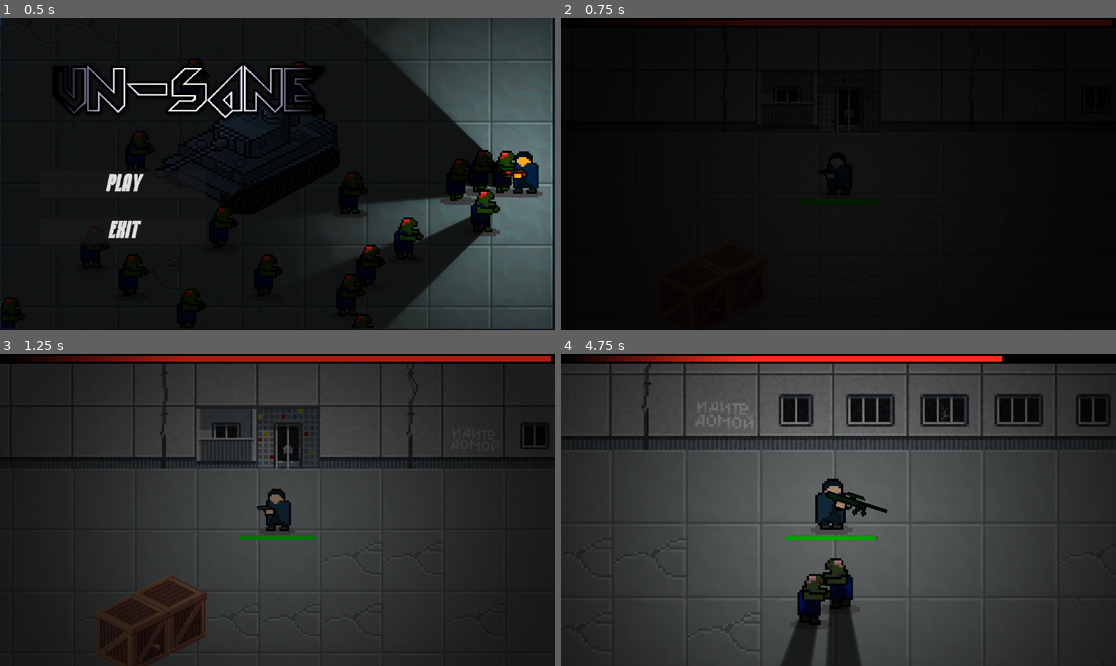
Above: before the commit, frames 1-4 (two rows, left to right).
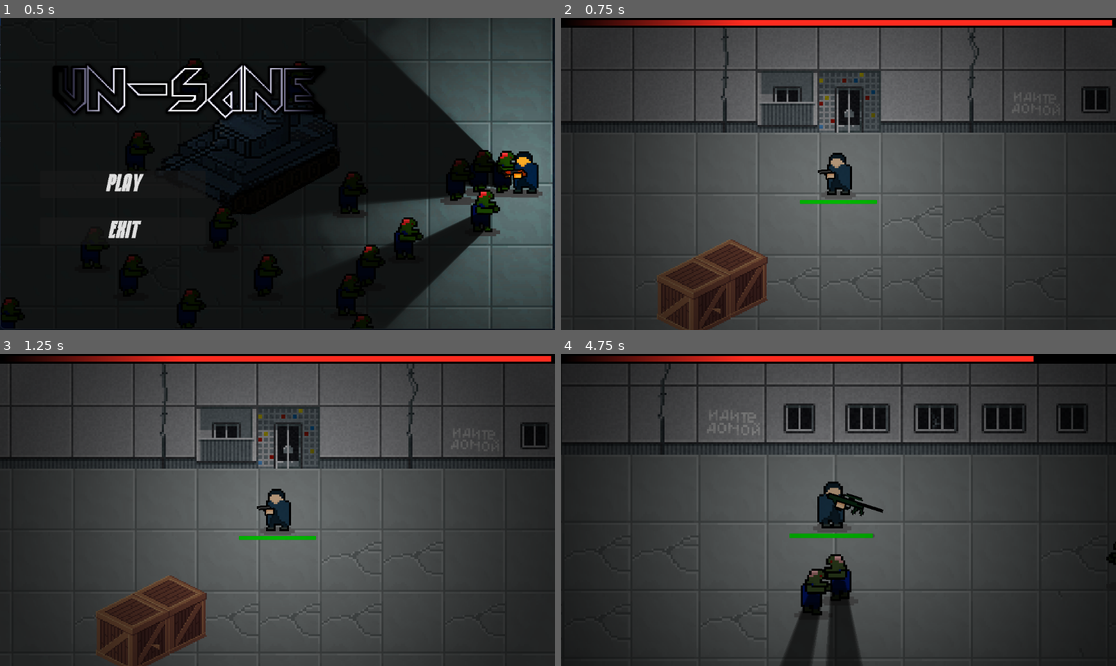
Above: after the commit, the same moments.

Repository: userbooi/Daydream-Toronto
Game: Godot game, scene res://Scenes/UI/main_menu.tscn
Same seed, same stepped clock (60 frames per second), same inputs: the game is played once before the commit and once after it.
Inputs (mouse positions are in pixels of both pictures, inside the frame that each line leads up to):
- Up to frame 1 (0.5 s): no input
- Up to frame 2 (0.75 s): click "PLAY" at 0.5 s
- Up to frame 3 (1.25 s): no input
- Up to frame 4 (4.75 s): move the mouse to (960, 494) at 1.27 s; press the mouse at (960, 494) at 1.28 s; hold D (right) 1.28-2.03 s; move the mouse to (727, 525) at 2.02 s; release the mouse at (727, 525) at 2.03 s; hold S (down) 2.03-2.78 s; click (727, 525) at 2.1 s; move the mouse to (894, 441) at 2.77 s; press the mouse at (894, 441) at 2.78 s; hold D (right) 2.78-3.53 s; tap Space (sacrifice) at 2.85 s; move the mouse to (810, 572) at 3.52 s; release the mouse at (810, 572) at 3.53 s; hold W (up) 3.53-4.28 s; tap 1 (switch_weapon) at 3.6 s; click (810, 572) at 3.8 s; move the mouse to (1005, 556) at 4.27 s; press the mouse at (1005, 556) at 4.28 s; hold A (left) from 4.28 s (still down)

Frame 1 is identical in both runs. In frame 2, 96% of the frame differs, in the area x 0-100%, y 0-100%; in frame 3, 41%; in frame 4, 10%.

Commit message:
final final final game gmae ginal

Diff:
--- a/Autoload/game.gd
+++ b/Autoload/game.gd
@@ -19,9 +19,9 @@
 var gun_stats: Dictionary = {
 	"pistol":   [200, 34, 2, 20, 0.5, 1, 0],
 	"smg":      [300, 20, 1.5, 15, 0.1, 1, PI/15],
-	"sniper":   [800, 100, 5, 25, 1.5, 5, 0],
+	"sniper":   [800, 100, 5, 25, 1.5, 3, 0],
 	"tommy":    [250, 40, 2, 20, 0.27, 1, 0],
-	"sawedoff": [350, 70, 1, 5, 1, 5, PI/12],
+	"sawedoff": [350, 70, 1.5, 5, 1, 5, PI/12],
 	"bacon":    [100, 100000, 0.5, 0, 0.05, 100, 4 *PI],
 }
 #@export var speed: float
--- a/Scenes/UI/sanity.gd
+++ b/Scenes/UI/sanity.gd
@@ -7,7 +7,7 @@
 
 # Called when the node enters the scene tree for the first time.
 func _ready() -> void:
-	$TextureProgressBar.value = 100
+	$TextureProgressBar.value = 140
 
 
 # Called every frame. 'delta' is the elapsed time since the previous frame.
@@ -28,4 +28,4 @@
 	sac_end.emit()
 
 func _add_sanity():
-	$TextureProgressBar.value += 20
+	$TextureProgressBar.value += 40
--- a/Scenes/UI/sanity.tscn
+++ b/Scenes/UI/sanity.tscn
@@ -21,18 +21,17 @@
 
 [node name="Sanity" type="Control"]
 layout_mode = 3
-anchors_preset = 15
+anchors_preset = 10
 anchor_right = 1.0
-anchor_bottom = 1.0
 grow_horizontal = 2
-grow_vertical = 2
 script = ExtResource("1_d55u8")
 
 [node name="TextureProgressBar" type="TextureProgressBar" parent="."]
 layout_mode = 0
 offset_right = 1152.0
 offset_bottom = 64.0
-value = 100.0
+max_value = 140.0
+value = 140.0
 texture_under = SubResource("GradientTexture2D_x6ql3")
 texture_progress = SubResource("GradientTexture2D_uwc62")
 texture_progress_offset = Vector2(4, 4)
--- a/Scenes/main.tscn
+++ b/Scenes/main.tscn
@@ -1164,8 +1164,16 @@
 [node name="CanvasLayer" type="CanvasLayer" parent="."]
 
 [node name="Sanity" parent="CanvasLayer" instance=ExtResource("10_t64d2")]
+anchors_preset = 13
+anchor_left = 0.5
+anchor_right = 0.5
+anchor_bottom = 1.0
+offset_left = -576.0
+offset_right = -576.0
+grow_vertical = 2
 
 [node name="ColorRect" type="ColorRect" parent="CanvasLayer"]
+visible = false
 anchors_preset = 15
 anchor_right = 1.0
 anchor_bottom = 1.0
@@ -1207,9 +1215,11 @@
 
 [node name="Death_Label" type="RichTextLabel" parent="CanvasLayer"]
 modulate = Color(1, 1, 1, 0)
-offset_top = 127.0
-offset_right = 1151.0
-offset_bottom = 296.0
+anchors_preset = 10
+anchor_right = 1.0
+offset_top = 120.0
+offset_bottom = 322.0
+grow_horizontal = 2
 theme_override_fonts/normal_font = ExtResource("12_o7hbl")
 theme_override_font_sizes/normal_font_size = 100
 bbcode_enabled = true
--- a/Scripts/guns.gd
+++ b/Scripts/guns.gd
@@ -59,8 +59,9 @@
 		bullet_instance.knockback_force = Game.gun_stats[Game.gun_names[Game.gun_num]][3]
 		if Game.gun_num == 2:
 			get_node("/root/Main/Projectiles").add_child(bullet_instance)
-			get_tree().create_timer(0.02).timeout
-		get_node("/root/Main/Projectiles").add_child(bullet_instance)
+			await get_tree().create_timer(0.02).timeout
+		else:
+			get_node("/root/Main/Projectiles").add_child(bullet_instance)
 	await get_tree().create_timer(0.05).timeout
 	$Sprite2D/shootPoint/CPUParticles2D/PointLight2D.visible = false
 
--- a/Scripts/player.gd
+++ b/Scripts/player.gd
@@ -75,7 +75,7 @@
 	curr_state = STATES.DEAD
 
 func _shrink_fov():
-	while $Camera2D.zoom.x <= curr_zoom.x * 1.2:
+	while $Camera2D.zoom.x <= curr_zoom.x * 1.1:
 		$Camera2D.zoom += Vector2(0.01, 0.01)
 		await get_tree().create_timer(0.02).timeout
 	curr_zoom = $Camera2D.zoom
--- a/Scripts/zombie.gd
+++ b/Scripts/zombie.gd
@@ -77,6 +77,7 @@
 func _on_died() -> void:
 	Game.enemy_killed += 1
 	queue_free()
+	Game.score += 100
 	#death code here
 
 #func _on_body_entered_me(body: Node):
Not shown, added: export_presets.cfg
